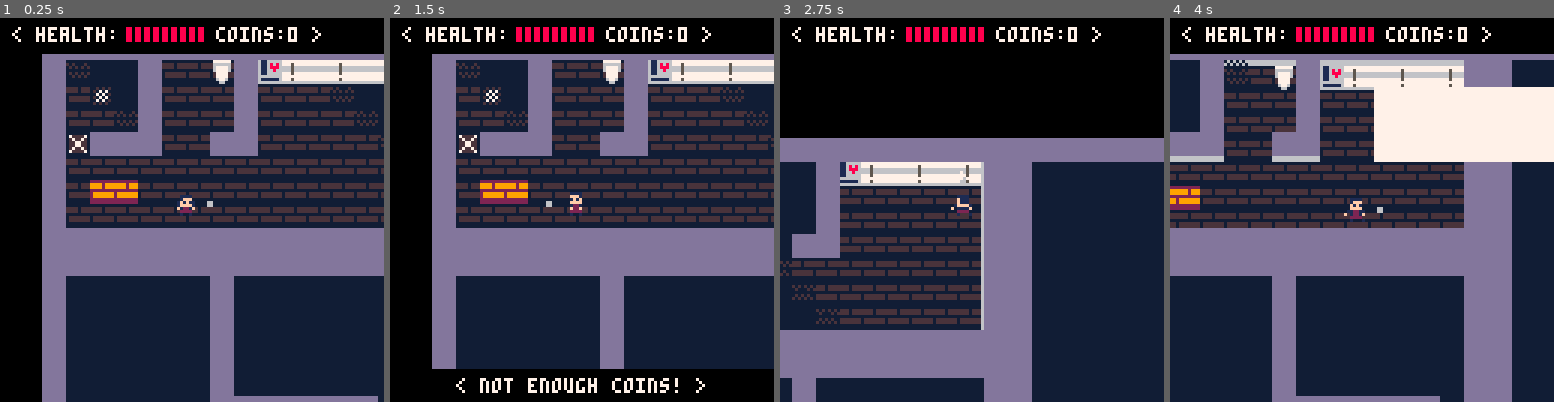
Above: before the commit, frames 1-4 (left to right).
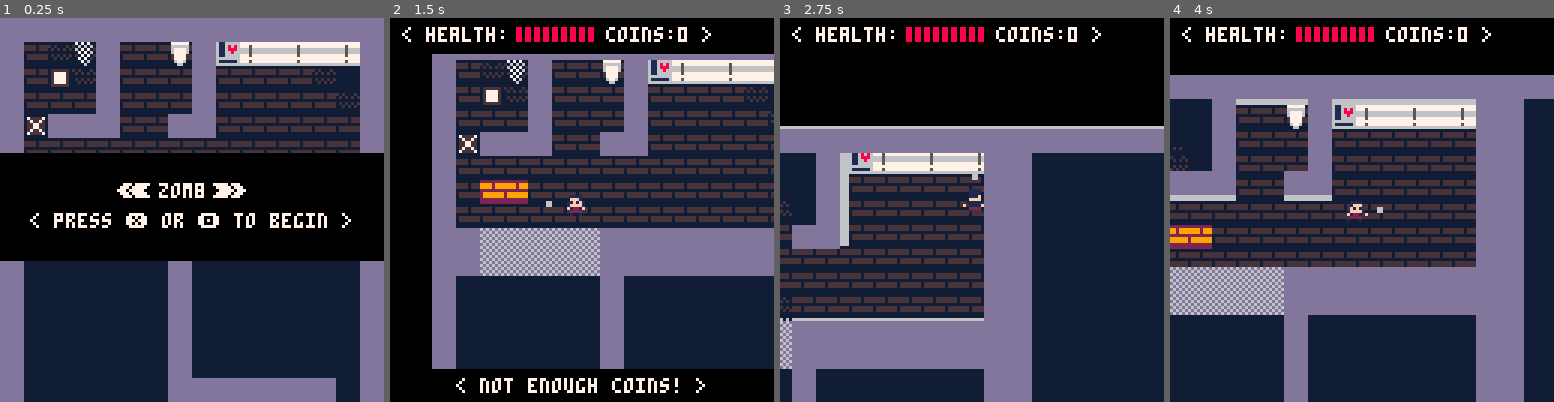
Above: after the commit, the same moments.

Repository: TripleADC/ZombiePico8
Game: PICO-8 cartridge zom8.p8
Same seed, same stepped clock (60 frames per second), same inputs: the game is played once before the commit and once after it.
Inputs:
- Up to frame 1 (0.25 s): no input
- Up to frame 2 (1.5 s): tap X (X key) at 0.33, 1.07 s; tap O (Z key) at 0.7 s
- Up to frame 3 (2.75 s): hold Right 1.6-2.1 s; tap O (Z key) at 1.7, 2.1, 2.5 s; tap X (X key) at 1.85 s; hold Up 2.15-2.42 s; hold Right from 2.47 s (still down)
- Up to frame 4 (4 s): tap O (Z key) at 2.9, 3.3, 3.7 s; tap X (X key) at 2.97 s; release Right at 3.03 s; hold Left 3.08-3.58 s; hold Down 3.63-3.97 s

The runs differ from the first frame. In frame 1, 72% of the frame differs, in the area x 0-100%, y 0-100%; in frame 2, 3.0%; in frame 3, 17%; in frame 4, 51%.

Commit message:
Added Title Screen
Also added tweaks:
- reduced bounce
- indicate where barriers are

Diff:
--- a/zom8.p8
+++ b/zom8.p8
@@ -2,6 +2,9 @@
 version 41
 __lua__
 -- main
+
+-- 0 = title, 1 = game loop, 2 = death
+state=0
 
 function _init()
 
@@ -59,119 +62,162 @@
 end
 
 function _draw()
-
-    cls()
-
-	map(0,0)
-
-	--player
-    p:draw(crs)
-    crs:draw_cursor()
-
-    --map
-    -- print_map(m)
-    cam:draw()
-
-    --zombie
-	for zombie in all(zombies) do
-		zombie:draw()
-	end
-
-    print_3D_map(m, p)
-
-    crs:draw_box_barrier(barriers, p)
-    crs:draw_box_wall(walls, p)
-    crs:draw_box_vending(vending, p)
-
-    if(text_frames > 0)then
-        draw_ui_prompt(msg.text, p.x*8 + msg.dx, p.y*8 + 58)
-    end
-
-    -- projectile
-    for projectile in all(proj) do
-        projectile:draw()
-    end
-
-    for bomb in all(bombs) do
-        bomb:draw()
-    end
-
-    for laser in all(lasers) do
-        laser:draw()
-    end
-
-    -- particles
-    for particle in all(particles) do
-        particle:draw()
-    end
-
-    --debug
-    p:ui()
-	-- -- print(p.x,p.x*8-62,p.y*8-62,8)
-	-- -- print(p.y,p.x*8-62,p.y*8-56,8)
-	-- print(p.dx,p.x*8-62,p.y*8-50,8)
-	-- print(p.dy,p.x*8-62,p.y*8-44,8)
+    if(state == 0) then
+        cls()
+
+        map(0,0)
+        print_3D_map(m, p)
+
+        rectfill(0, 45, 130, 80, 0)
+
+        local lastx
+        for tx = 39, 41 do
+            lastx = print('<', tx,55,7)
+        end
+        lastx += 1
+        for tx = 43, 47 do
+            lastx = print('<', tx,55,7)
+        end
+        lastx += 2
+        lastx = print('zom8', lastx, 55, 7)
+        lastx += 2
+        for tx = lastx, lastx + 4 do
+            lastx = print('>', tx,55,7)
+        end
+        lastx -= 2
+        for tx = lastx, lastx + 2 do
+            lastx = print('>', tx, 55,7)
+        end
+
+        print('< press ❎ or 🅾️ to begin >', 10, 65, 7)
+    end
+
+    if(state == 1) then
+        cls()
+
+        map(0,0)
+
+        --player
+        p:draw(crs)
+        crs:draw_cursor()
+
+        --map
+        -- print_map(m)
+        cam:draw()
+
+        --zombie
+        for zombie in all(zombies) do
+            zombie:draw()
+        end
+
+        print_3D_map(m, p)
+
+        crs:draw_box_barrier(barriers, p)
+        crs:draw_box_wall(walls, p)
+        crs:draw_box_vending(vending, p)
+
+        if(text_frames > 0)then
+            draw_ui_prompt(msg.text, p.x*8 + msg.dx, p.y*8 + 58)
+        end
+
+        -- projectile
+        for projectile in all(proj) do
+            projectile:draw()
+        end
+
+        for bomb in all(bombs) do
+            bomb:draw()
+        end
+
+        for laser in all(lasers) do
+            laser:draw()
+        end
+
+        -- particles
+        for particle in all(particles) do
+            particle:draw()
+        end
+
+        --debug
+        p:ui()
+        -- -- print(p.x,p.x*8-62,p.y*8-62,8)
+        -- -- print(p.y,p.x*8-62,p.y*8-56,8)
+        -- print(p.dx,p.x*8-62,p.y*8-50,8)
+        -- print(p.dy,p.x*8-62,p.y*8-44,8)
+    end
 end
 
 function _update()
-
-    if text_frames > 0 then
-        text_frames-=1
-    elseif text_frames == 0 then
-        coinmsg=false
-    end
-
-    p:control(crs)
-    p:update()
-    crs:update_cursor(p)
-
-    -- map
-    m=make_map()
-    distmap()
-
-    cam:update(p.x, p.y)
-
-    --zombie
-	for zombie in all(zombies) do
-        -- player collide
-        enemy_collide(p, zombie)
-
-        -- projectile collide
+    if(state == 0) then
+        cam:update(p.x, p.y)
+
+        m=make_map()
+        distmap()
+
+        if btnp(❎) or btnp(🅾️) then
+            state = 1
+        end
+    end
+
+    if(state == 1) then
+        if text_frames > 0 then
+            text_frames-=1
+        elseif text_frames == 0 then
+            coinmsg=false
+        end
+
+        p:control(crs)
+        p:update()
+        crs:update_cursor(p)
+
+        -- map
+        m=make_map()
+        distmap()
+
+        cam:update(p.x, p.y)
+
+        --zombie
+        for zombie in all(zombies) do
+            -- player collide
+            enemy_collide(p, zombie)
+
+            -- projectile collide
+            for projectile in all(proj) do
+                projectile_collide(zombie, projectile, p)
+            end
+
+            -- actions
+            zombie:getPath()
+            zombie:control()
+        end
+
+        -- projectiles
         for projectile in all(proj) do
-            projectile_collide(zombie, projectile, p)
-        end
-
-        -- actions
-        zombie:getPath()
-		zombie:control()
-	end
-
-    -- projectiles
-    for projectile in all(proj) do
-        projectile:update()
-    end
-
-    for bomb in all(bombs) do
-        bomb:update(p)
-    end
-
-     for laser in all(lasers) do
-        laser:update(p)
-    end
-
-    -- spawners
-    for spawner in all(spawners) do
-        spawner:spawn_zombie()
-    end
-
-    -- walls
-    for wall in all(walls) do
-        wall:degrade()
-    end
-
-    -- particle
-    for particle in all(particles) do
-        particle:update()
+            projectile:update()
+        end
+
+        for bomb in all(bombs) do
+            bomb:update(p)
+        end
+
+        for laser in all(lasers) do
+            laser:update(p)
+        end
+
+        -- spawners
+        for spawner in all(spawners) do
+            spawner:spawn_zombie()
+        end
+
+        -- walls
+        for wall in all(walls) do
+            wall:degrade()
+        end
+
+        -- particle
+        for particle in all(particles) do
+            particle:update()
+        end
     end
 end
 -->8
@@ -188,8 +234,8 @@
         h=0.45,
         dx=0,
         dy=0,
-        max_dx=0.4,
-        max_dy=0.4,
+        max_dx=0.3,
+        max_dy=0.3,
         accel=0.1,
 
         health=9,
@@ -204,7 +250,7 @@
         facing=1,
 
         -- 0 = pistol, 1 = shotgun, 2 = bomb, 3 = laser
-        weapon=3,
+        weapon=0,
         reload_frames=0,
 
         laser_charging=false,
@@ -406,17 +452,17 @@
             end
 
             -- wall collide
-            if not solid_area(self.x+self.dx,self.y,self.w,self.h) then
+            if not (solid_area(self.x+self.dx,self.y,self.w,self.h) or solid_area_player_only(self.x+self.dx,self.y,self.w,self.h)) then
                 self.x+=self.dx
             else
-                self.dx*=-0.5
+                self.dx*=-0.25
                 self.x+=self.dx
             end
 
-            if not solid_area(self.x,self.y+self.dy,self.w,self.h) then
+            if not (solid_area(self.x,self.y+self.dy,self.w,self.h) or solid_area_player_only(self.x,self.y+self.dy,self.w,self.h)) then
                 self.y+=self.dy
             else
-                self.dy*=-0.5
+                self.dy*=-0.25
                 self.y+=self.dy
             end
 
@@ -450,8 +496,8 @@
 		h=0.4,
 		dx=0,
 		dy=0,
-		max_dx=0.135,
-		max_dy=0.135,
+		max_dx=0.12,
+		max_dy=0.12,
 		accel=0.075,
 
         health=2,
@@ -646,7 +692,7 @@
                 wall = in_set(walls, flr(self.x), flr(self.y))
                 rect(wall.x1 * 8, wall.y1 * 8, wall.x2 * 8 - 1, wall.y2 * 8 - 1, 7)
                 if(not coinmsg) then
-                    set_msg('< build wall? >', -30)
+                    set_msg('< build wall? 🅾️ >', -32)
                 end
             end
          end,
@@ -656,7 +702,7 @@
                 vend = in_set(vending, flr(self.x), flr(self.y))
                 rect(vend.x1 * 8, vend.y1 * 8, vend.x2 * 8 - 1, vend.y2 * 8 - 1, 7)
                 if(not coinmsg) then
-                    set_msg('< '..vend.msg..' -> cost:'..vend.cost..' >', vend.text_offset)
+                    set_msg('< '..vend.msg..' 🅾️ cost:'..vend.cost..' >', vend.text_offset)
                 end
             end
          end,
@@ -666,7 +712,7 @@
                 bar = in_set(barriers, flr(self.x), flr(self.y))
                 rect(bar.x1 * 8, bar.y1 * 8, bar.x2 * 8, bar.y2 * 8,7)
                 if(not coinmsg) then
-                    set_msg('< break barrier? -> cost:'..cost..' >', -58)
+                    set_msg('< break barrier? 🅾️ cost:'..cost..' >', -58)
                 end
             end
          end
@@ -903,8 +949,8 @@
                     for zombie in all(zombies) do
                         fzx = flr(zombie.x)
                         fzy = flr(zombie.y)
-                        if(self.x1 <= fzx and fzx <= self.x2) and
-                            (self.y1 <= fzy and fzy <= self.y2) then
+                        if(self.x1 - 0.5 <= fzx and fzx <= self.x2 + 0.5) and
+                            (self.y1 - 0.5 <= fzy and fzy <= self.y2 + 0.5) then
                             zombie:lose_health(pl, 2)
                             shakestart=true
                         end
@@ -1097,18 +1143,22 @@
     for j=0, map_height do
         -- adding new row
         for i=0, map_width do
-            if(p.x - 9 <= i and i <= p.x + 8) and (p.y - 9 <= j and j <= p.y + 8) then
+            if(p.x - 9 <= i and i <= p.x + 9) and (p.y - 9 <= j and j <= p.y + 9) then
                 if(fget(mget(i,j),2)) then
                     copy_decor(i,j,m)
                 end
-                if ((m[j][i] == 0 or m[j][i] > 11) and not surround_player(i, j, m, pl) and not (j == flr(p.y) and i == flr(p.x))) then
+                if ((m[j][i] == 0 or m[j][i] > 12) and not surround_player(i, j, m, pl) and not (j == flr(p.y) and i == flr(p.x))) then
                     spr(11, i*8, j*8)
                 end
-                if m[j][i] == 11 then
+                if m[j][i] == 12 then
                     spr(10, i*8, j*8)
                 end
                 if solid(i, j) and not fget(mget(i, j),1) and not fget(mget(i, j),2) then
-                    spr(3,i*8,j*8)
+                    if mget(i,j) == 8 then
+                        spr(14,i*8,j*8)
+                    else
+                        spr(3,i*8,j*8)
+                    end
                 end
             end
         end
@@ -1339,15 +1389,27 @@
   solid(x+w,y+h)
 end
 
+function solid_player_only(x,y)
+	return fget(mget(x,y),3)
+end
+
+function solid_area_player_only(x,y,w,h)
+ return
+  solid_player_only(x-w,y-h) or
+  solid_player_only(x+w,y-h) or
+  solid_player_only(x-w,y+h) or
+  solid_player_only(x+w,y+h)
+end
+
 __gfx__
-000000008888888866666666ddddddddbbbbbbbbaaaaaaaaaaaaaaaaaaaaaaaa66666666aaaaaaaaa0a0a0a0aaaaaaaaadadadadacacacac0000000000000000
-000000008888888866666666ddddddddbbbbbbbbccccacccaccccccaa7cccc7a66666666acc77cca0a0a0a0aaaaaaaaadadadadacacacaca0000000000000000
-007007008888888866666666ddddddddbbbbbbbbccccacccac7777caac7cc7ca66666666acc77ccaa0a0a0a0aaaaaaaaadadadadacacacac0000000000000000
-000770008888888866666666ddddddddbbbbbbbbaaaaaaaaac7777caacc77cca66666666a777777a0a0a0a0aaaaaaaaadadadadacacacaca0000000000000000
-000770008888888866666666ddddddddbbbbbbbbacccccccac7777caacc77cca66666666a777777aa0a0a0a0aaaaaaaaadadadadacacacac0000000000000000
-007007008888888866666666ddddddddbbbbbbbbacccccccac7777caac7cc7ca6666d666acc77cca0a0a0a0aaaaaaaaadadadadacacacaca0000000000000000
-000000008888888866666666ddddddddbbbbbbbbaaaaaaaaaccccccaa7cccc7a66666666acc77ccaa0a0a0a0aaaaaaaaadadadadacacacac0000000000000000
-000000008888888866666666ddddddddbbbbbbbbaaaaaaaaaaaaaaaaaaaaaaaa66666666aaaaaaaa0a0a0a0aaaaaaaaadadadadacacacaca0000000000000000
+000000008888888866666666ddddddddbbbbbbbbaaaaaaaaaaaaaaaaaaaaaaaa66666666aaaaaaaaa0a0a0a0aaaaaaaaadadadadacacacac6d6d6d6d00000000
+000000008888888866666666ddddddddbbbbbbbbccccacccaccccccaa7cccc7a66666666acc77cca0a0a0a0aaaaaaaaadadadadacacacacad6d6d6d600000000
+007007008888888866666666ddddddddbbbbbbbbccccacccac7777caac7cc7ca66666666acc77ccaa0a0a0a0aaaaaaaaadadadadacacacac6d6d6d6d00000000
+000770008888888866666666ddddddddbbbbbbbbaaaaaaaaac7777caacc77cca66666666a777777a0a0a0a0aaaaaaaaadadadadacacacacad6d6d6d600000000
+000770008888888866666666ddddddddbbbbbbbbacccccccac7777caacc77cca66666666a777777aa0a0a0a0aaaaaaaaadadadadacacacac6d6d6d6d00000000
+007007008888888866666666ddddddddbbbbbbbbacccccccac7777caac7cc7ca6666d666acc77cca0a0a0a0aaaaaaaaadadadadacacacacad6d6d6d600000000
+000000008888888866666666ddddddddbbbbbbbbaaaaaaaaaccccccaa7cccc7a66666666acc77ccaa0a0a0a0aaaaaaaaadadadadacacacac6d6d6d6d00000000
+000000008888888866666666ddddddddbbbbbbbbaaaaaaaaaaaaaaaaaaaaaaaa66666666aaaaaaaa0a0a0a0aaaaaaaaadadadadacacacacad6d6d6d600000000
 00000000000000000011110000111100000000000000000000111100001111000000000000000000000000000000000000000000000000000000000000000000
 0000000000111100001fff00001fff00001111000011110000111f00001111000011110000888800000000000000000000000000000000000000000000000000
 00000000001fff0000f1f10000f1f100001fff0000111f0000111f0000111f0000111f0000888800000000000000000000000000000000000000000000000000
@@ -1436,7 +1498,7 @@
 00000000000000000000000000000000000000000000000000000000000000000000000000000000000000000000000000000000000000000000000000000000
 20202020202020202020202020202020202020202020202020202020202020200000000000000000000000000000000000000000000000000000000000000000
 __gff__
-0000010001000000010000000000000000000000000000000000000000000000000000000000000000000000000000000000070707070700000000000000000000000000000000050505050000000000000505050500000504040500000000000000050505040505040405000000000001000000000000050505050000000000
+0000010001000008010000000000000000000000000000000000000000000000000000000000000000000000000000000000070707070700000000000000000000000000000000050505050000000000000505050500000504040500000000000000050505040505040405000000000001000000000000050505050000000000
 0000000000000000000000000000000000000000000000000000000000000000000000000000000000000000000000000000000000000000000000000000000000000000000000000000000000000000000000000000000000000000000000000000000000000000000000000000000000000000000000000000000000000000
 __map__
 0202020202020202020202020202020202020202020202020202020202020202000000000000000000000000000000000000000000000000000000000000000000000000000000000000000000000000000000000000000000000000000000000000000000000000000000000000000000000000000000000000000000000000
@@ -1450,9 +1512,9 @@
 020208080808080202020202020202020205056768696a05056768696a050502000000000000000000000000000000000000000000000000000000000000000000000000000000000000000000000000000000000000000000000000000000000000000000000000000000000000000000000000000000000000000000000000
 020208080808080202020202020202020205057778797a05057778797a050502000000000000000000000000000000000000000000000000000000000000000000000000000000000000000000000000000000000000000000000000000000000000000000000000000000000000000000000000000000000000000000000000
 0233050505050502050505050505050202050505050505050505050505050502000000000000000000000000000000000000000000000000000000000000000000000000000000000000000000000000000000000000000000000000000000000000000000000000000000000000000000000000000000000000000000000000
-0205055005056002050605650505050202050505050505050505050505050502000000000000000000000000000000000000000000000000000000000000000000000000000000000000000000000000000000000000000000000000000000000000000000000000000000000000000000000000000000000000000000000000
-020550500505600205056666660505020205054748494a050505050505050502000000000000000000000000000000000000000000000000000000000000000000000000000000000000000000000000000000000000000000000000000000000000000000000000000000000000000000000000000000000000000000000000
-020550500505600205056462630505020205055758595a050505050505050502000000000000000000000000000000000000000000000000000000000000000000000000000000000000000000000000000000000000000000000000000000000000000000000000000000000000000000000000000000000000000000000000
+0205055005056002050565050505050202050505050505050505050505050502000000000000000000000000000000000000000000000000000000000000000000000000000000000000000000000000000000000000000000000000000000000000000000000000000000000000000000000000000000000000000000000000
+020550500505600205666666050605020205054748494a050505050505050502000000000000000000000000000000000000000000000000000000000000000000000000000000000000000000000000000000000000000000000000000000000000000000000000000000000000000000000000000000000000000000000000
+020550500505600205646263050505020205055758595a050505050505050502000000000000000000000000000000000000000000000000000000000000000000000000000000000000000000000000000000000000000000000000000000000000000000000000000000000000000000000000000000000000000000000000
 020550050505050205050505050505020205056768696a050502020202020202000000000000000000000000000000000000000000000000000000000000000000000000000000000000000000000000000000000000000000000000000000000000000000000000000000000000000000000000000000000000000000000000
 020505050505050202020202020207020205057778797a050502020205050502000000000000000000000000000000000000000000000000000000000000000000000000000000000000000000000000000000000000000000000000000000000000000000000000000000000000000000000000000000000000000000000000
 0205055005050554055353535305050808050505050505050502020205060502000000000000000000000000000000000000000000000000000000000000000000000000000000000000000000000000000000000000000000000000000000000000000000000000000000000000000000000000000000000000000000000000
@@ -1462,12 +1524,12 @@
 020505540505055405050505050505080805056768696a0505020d0d41414102000000000000000000000000000000000000000000000000000000000000000000000000000000000000000000000000000000000000000000000000000000000000000000000000000000000000000000000000000000000000000000000000
 020505500505050202020202020202020205057778797a050502050541414102000000000000000000000000000000000000000000000000000000000000000000000000000000000000000000000000000000000000000000000000000000000000000000000000000000000000000000000000000000000000000000000000
 0205505005050502050505050505050202050505050505050502050505050502000000000000000000000000000000000000000000000000000000000000000000000000000000000000000000000000000000000000000000000000000000000000000000000000000000000000000000000000000000000000000000000000
-0205506002050502056666660506050202050505050505050507050505050502000000000000000000000000000000000000000000000000000000000000000000000000000000000000000000000000000000000000000000000000000000000000000000000000000000000000000000000000000000000000000000000000
-0205506002050502056666666505050202020808080808020202020202020202000000000000000000000000000000000000000000000000000000000000000000000000000000000000000000000000000000000000000000000000000000000000000000000000000000000000000000000000000000000000000000000000
-0205050505050502056364620505050202020808080808020202020202020202000000000000000000000000000000000000000000000000000000000000000000000000000000000000000000000000000000000000000000000000000000000000000000000000000000000000000000000000000000000000000000000000
+0205506002050502050505666666050202050505050505050507050505050502000000000000000000000000000000000000000000000000000000000000000000000000000000000000000000000000000000000000000000000000000000000000000000000000000000000000000000000000000000000000000000000000
+0205506002050502050605666666650202020808080808020202020202020202000000000000000000000000000000000000000000000000000000000000000000000000000000000000000000000000000000000000000000000000000000000000000000000000000000000000000000000000000000000000000000000000
+0205050505050502050505636462050202020808080808020202020202020202000000000000000000000000000000000000000000000000000000000000000000000000000000000000000000000000000000000000000000000000000000000000000000000000000000000000000000000000000000000000000000000000
 0205050505050507050505050505050202340505050505050205050505050502000000000000000000000000000000000000000000000000000000000000000000000000000000000000000000000000000000000000000000000000000000000000000000000000000000000000000000000000000000000000000000000000
 0270707002020202020202020202020202050505050505050205474805050502000000000000000000000000000000000000000000000000000000000000000000000000000000000000000000000000000000000000000000000000000000000000000000000000000000000000000000000000000000000000000000000000
-0205050505053602540505650505050202050505050505050205575805060502000000000000000000000000000000000000000000000000000000000000000000000000000000000000000000000000000000000000000000000000000000000000000000000000000000000000000000000000000000000000000000000000
-0261050505050502056666660506050202414141414141410205676805050502000000000000000000000000000000000000000000000000000000000000000000000000000000000000000000000000000000000000000000000000000000000000000000000000000000000000000000000000000000000000000000000000
-0261050505056002056364620505050202414141414141410205777805050502000000000000000000000000000000000000000000000000000000000000000000000000000000000000000000000000000000000000000000000000000000000000000000000000000000000000000000000000000000000000000000000000
+0205050505053602050505050565050202050505050505050205575805540502000000000000000000000000000000000000000000000000000000000000000000000000000000000000000000000000000000000000000000000000000000000000000000000000000000000000000000000000000000000000000000000000
+0261050505050502050605666666050202414141414141410205676805050502000000000000000000000000000000000000000000000000000000000000000000000000000000000000000000000000000000000000000000000000000000000000000000000000000000000000000000000000000000000000000000000000
+0261050505056002050505636462050202414141414141410205777805060502000000000000000000000000000000000000000000000000000000000000000000000000000000000000000000000000000000000000000000000000000000000000000000000000000000000000000000000000000000000000000000000000
 0261050505056002050505050505050202050505050505050205050505050502000000000000000000000000000000000000000000000000000000000000000000000000000000000000000000000000000000000000000000000000000000000000000000000000000000000000000000000000000000000000000000000000
